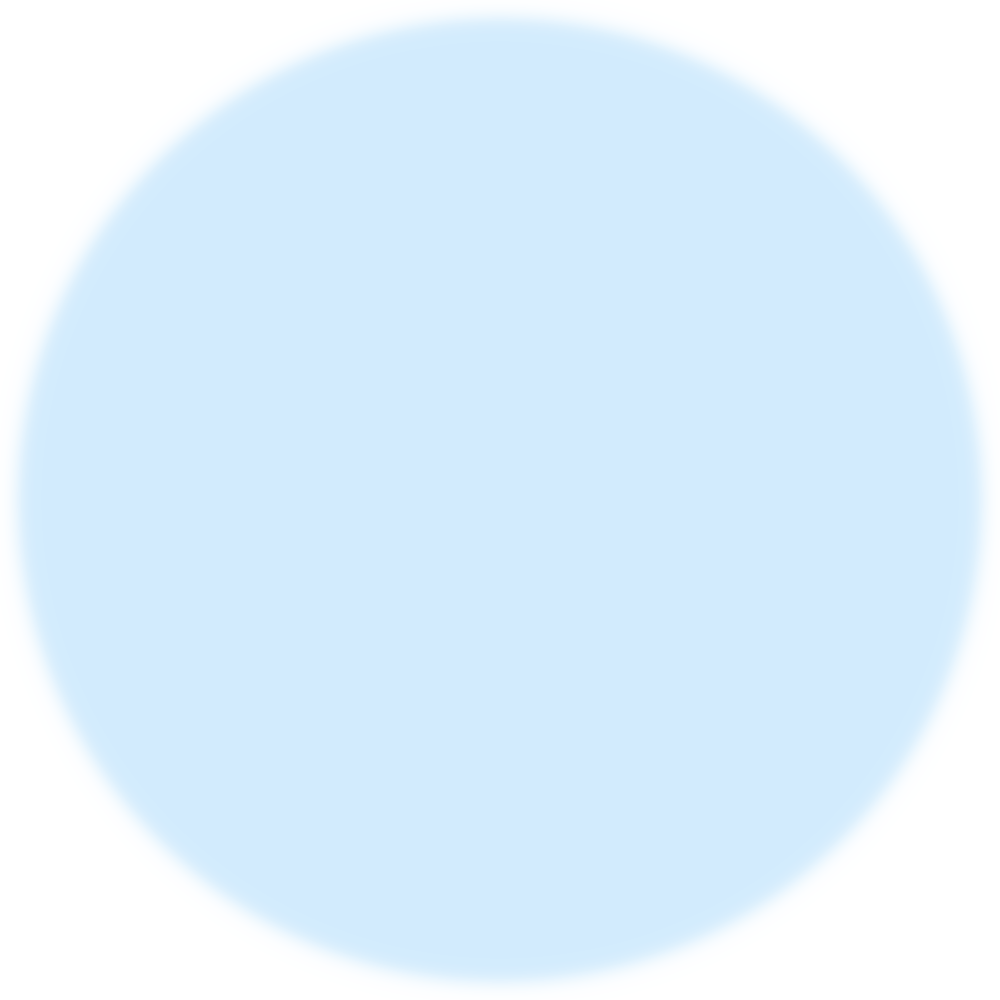
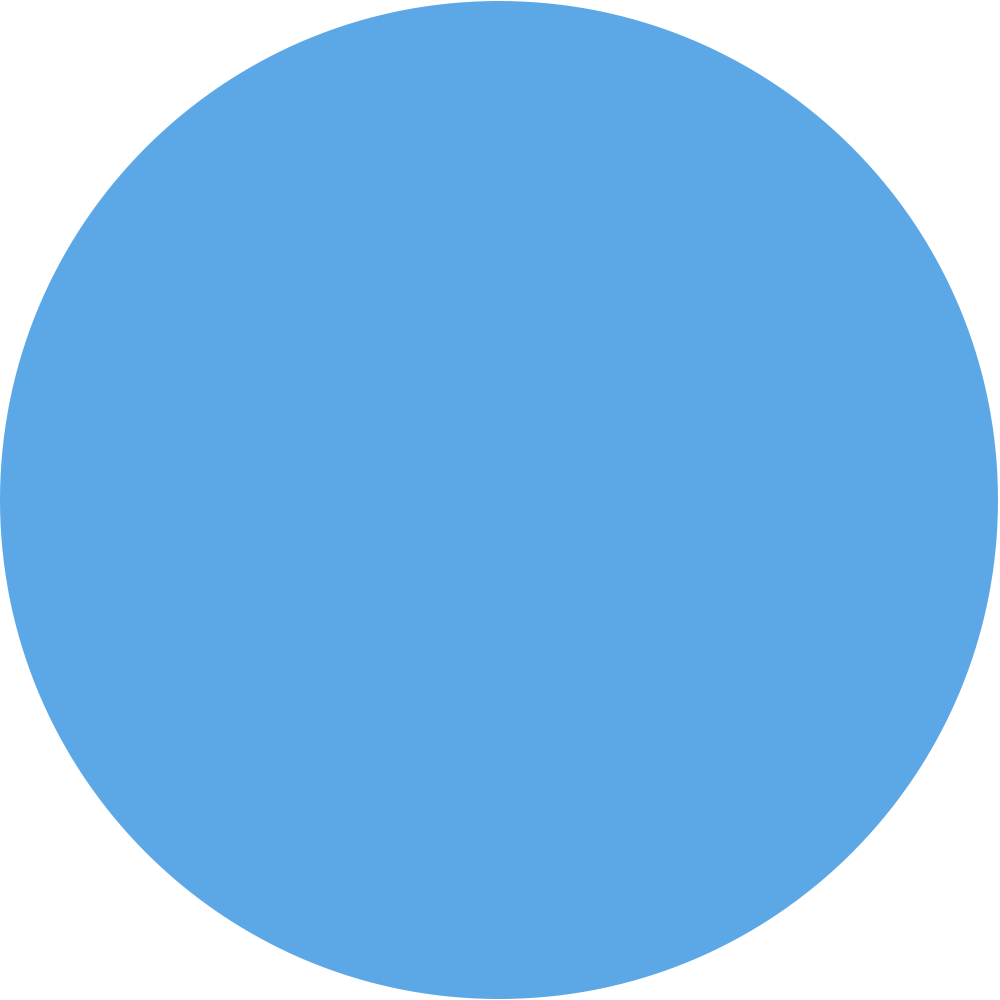
The second 1000px x 1000px image is a revision of the first. Changes to its layers:
added layer "Ellipse 1" in group "Energy" over [left=0, top=1, right=998, bottom=999]
hid "Layer 1" over [left=0, top=1, right=998, bottom=999]
